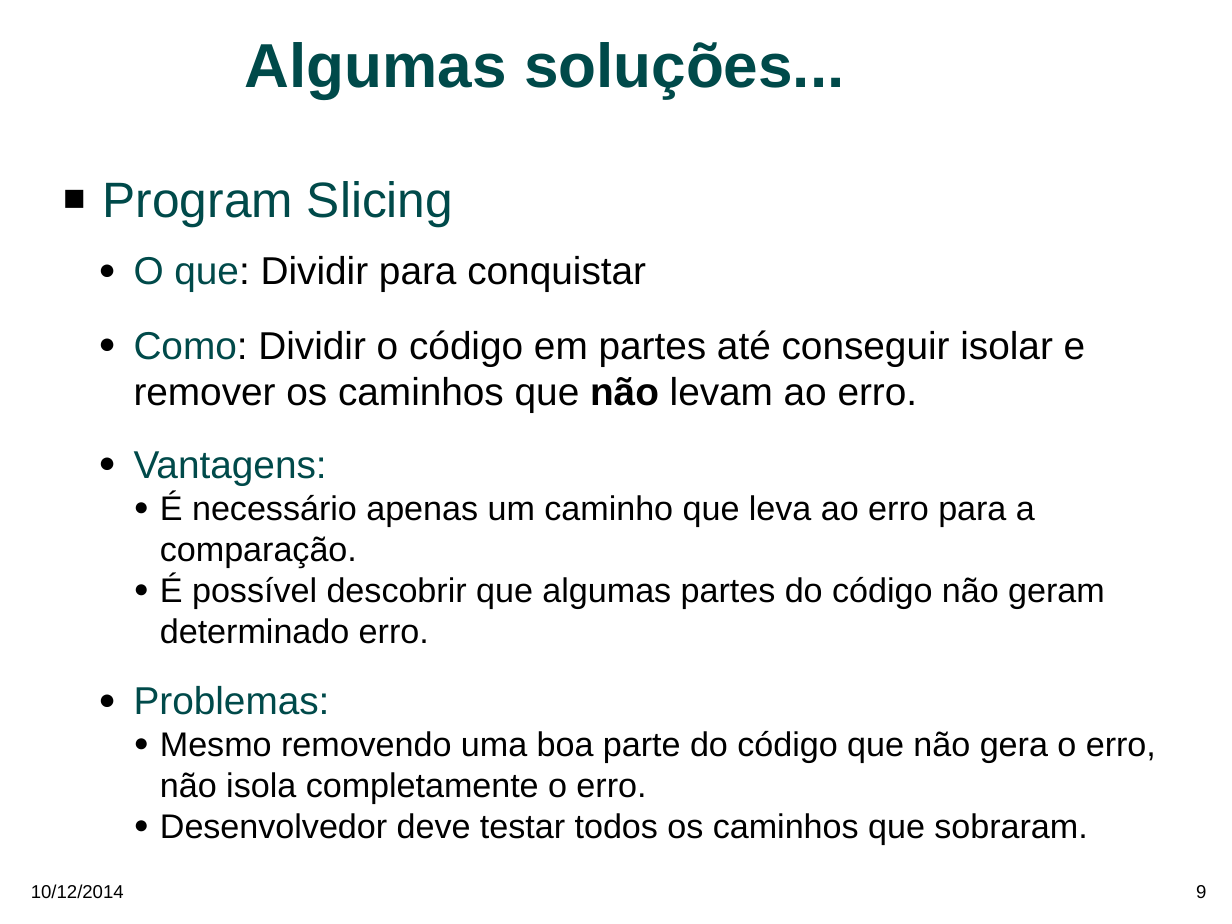
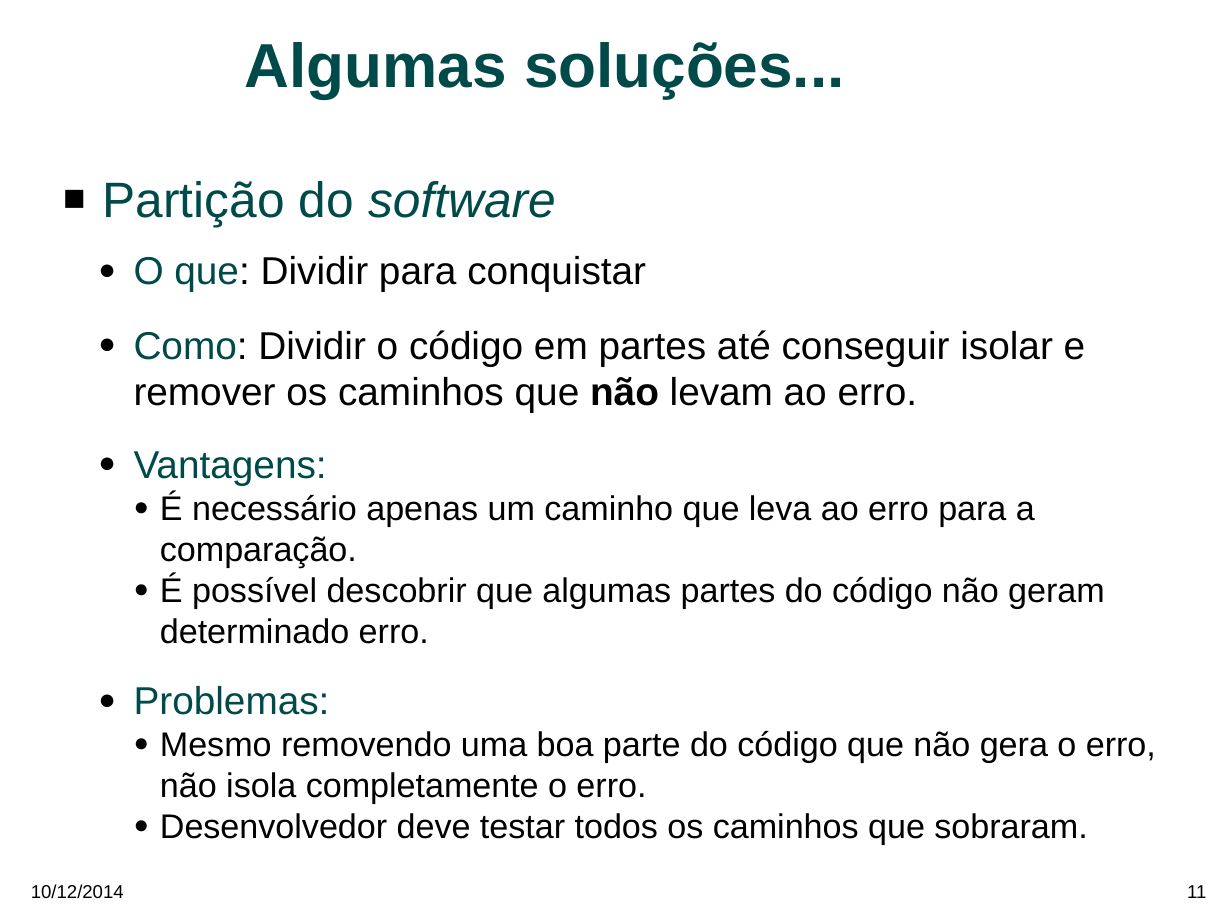
Before and after one commit to MohammedAbosaeeda/mestrado, a slide deck: slide 11 of mestrado_rita_soldi.odp (slide 9 before the commit). Drawn at 1232x924 pixels with LibreOffice and Linux fonts; fonts in the diff are those of the drawing; background and template pictures are left out. Boxes give left, top, right and bottom in pixels: in the first picture for what was removed or moved away, otherwise in the second. Text is boxed around its words. In the diff, an @@ line names an element or a change of style, - is before the commit and + after.

```diff
--- a/mestrado_rita_soldi.odp
+++ b/mestrado_rita_soldi.odp
@@ text at [103, 181, 556, 226]: text changed @@
-■ Program Slicing
+■ Partição do software
@@ page number at [1187, 885, 1206, 898]: text changed @@
-9
+11
```
Also in this commit, not shown: 7 other slides changed, 3 slides added, 16 slides removed, 5 other files.
